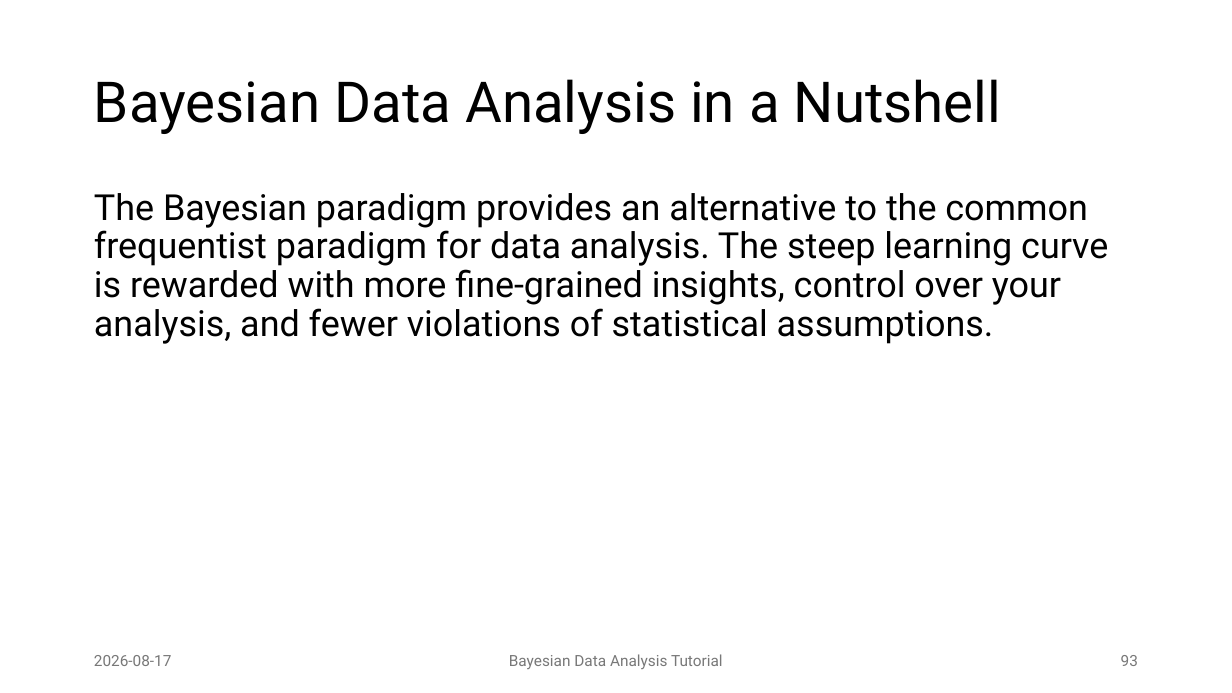
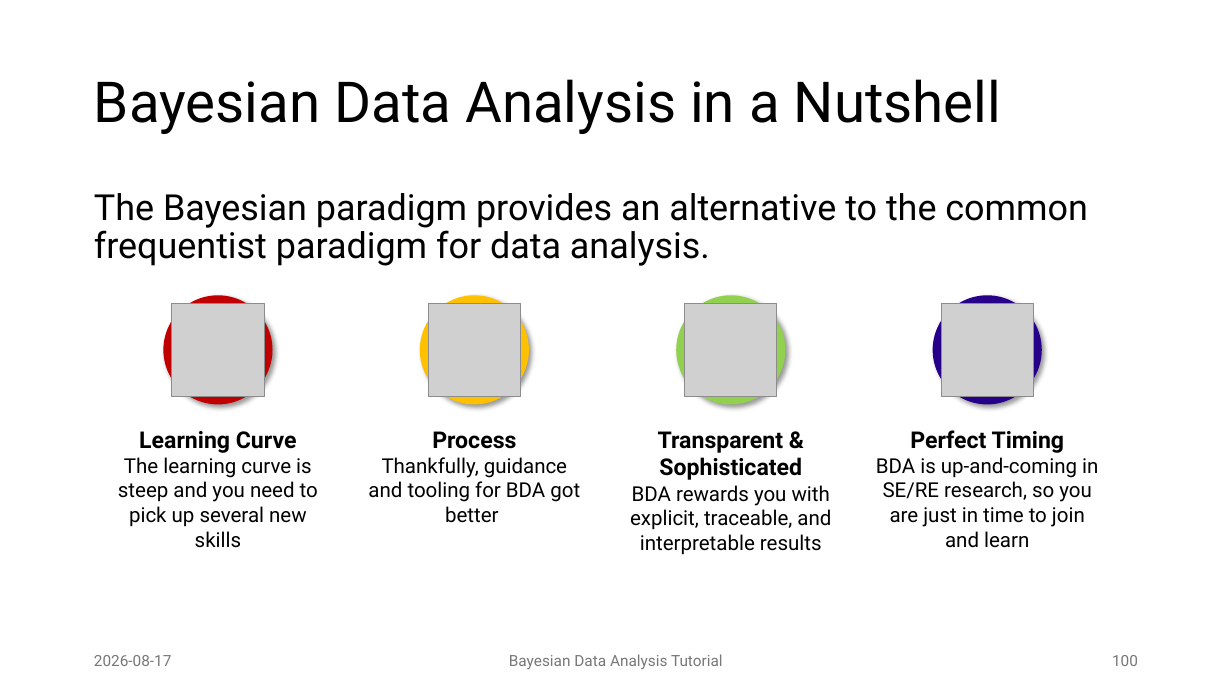
Before and after one commit to JulianFrattini/bda-intro, a slide deck: slide 100 of slides/presentations/2026-08-17-tutorial-reconf.pptx (slide 93 before the commit). Drawn at 1232x693 pixels with LibreOffice and Linux fonts; fonts in the diff are those of the drawing; grey boxes stand for pictures; background and template pictures are left out. Boxes give left, top, right and bottom in pixels: in the first picture for what was removed or moved away, otherwise in the second. Text is boxed around its words. In the diff, an @@ line names an element or a change of style, - is before the commit and + after.

```diff
--- a/slides/presentations/2026-08-17-tutorial-reconf.pptx
+++ b/slides/presentations/2026-08-17-tutorial-reconf.pptx
@@ text at box(94, 193, 1088, 266): text changed @@
-The Bayesian paradigm provides an alternative to the common frequentist paradigm for data analysis. The steep learning curve is rewarded with more fine-grained insights, control over your analysis, and fewer violations of statistical assumptions.
+The Bayesian paradigm provides an alternative to the common frequentist paradigm for data analysis.
@@ ellipse added at box(164, 296, 273, 405), fill #C00000 @@
@@ ellipse added at box(420, 296, 529, 405), fill #FFC000 @@
@@ ellipse added at box(677, 296, 786, 405), fill #92D050 @@
@@ ellipse added at box(933, 296, 1042, 405), fill #270089 @@
@@ picture added at box(172, 304, 264, 396) @@
@@ picture added at box(428, 304, 520, 396) @@
@@ picture added at box(685, 304, 777, 396) @@
@@ picture added at box(941, 304, 1033, 396) @@
@@ text added at box(118, 431, 318, 527), 16 pt, text #000000 @@
+Learning Curve
+The learning curve is steep and you need to pick up several new skills
@@ text added at box(368, 431, 580, 523), 16 pt, text #000000 @@
+Process
+Thankfully, guidance and tooling for BDA got better
@@ text added at box(630, 431, 831, 555), 16 pt, text #000000 @@
+Transparent & Sophisticated
+BDA rewards you with explicit, traceable, and interpretable results
@@ text added at box(876, 430, 1098, 548), 16 pt, text #000000 @@
+Perfect Timing
+BDA is up-and-coming in SE/RE research, so you are just in time to join and learn
@@ page number at box(1112, 655, 1138, 666): text changed @@
-93
+100
```
Also in this commit, not shown: 13 other slides changed, 9 slides added.
